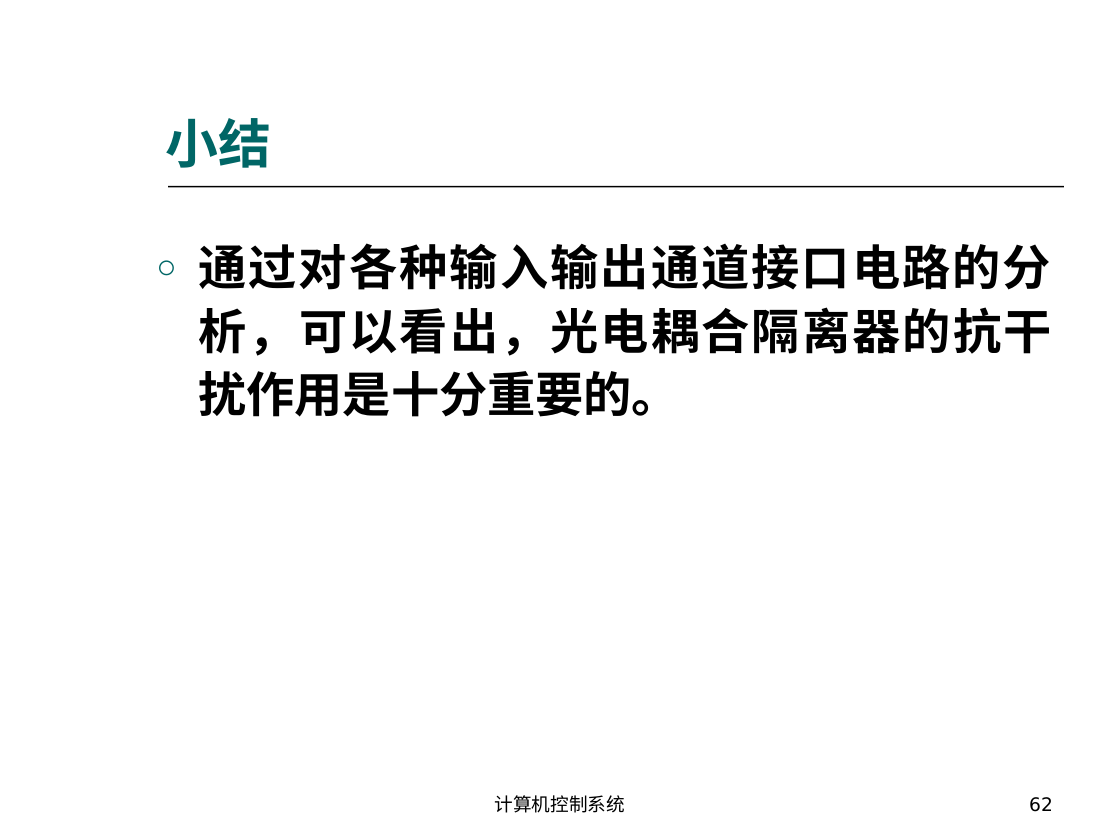
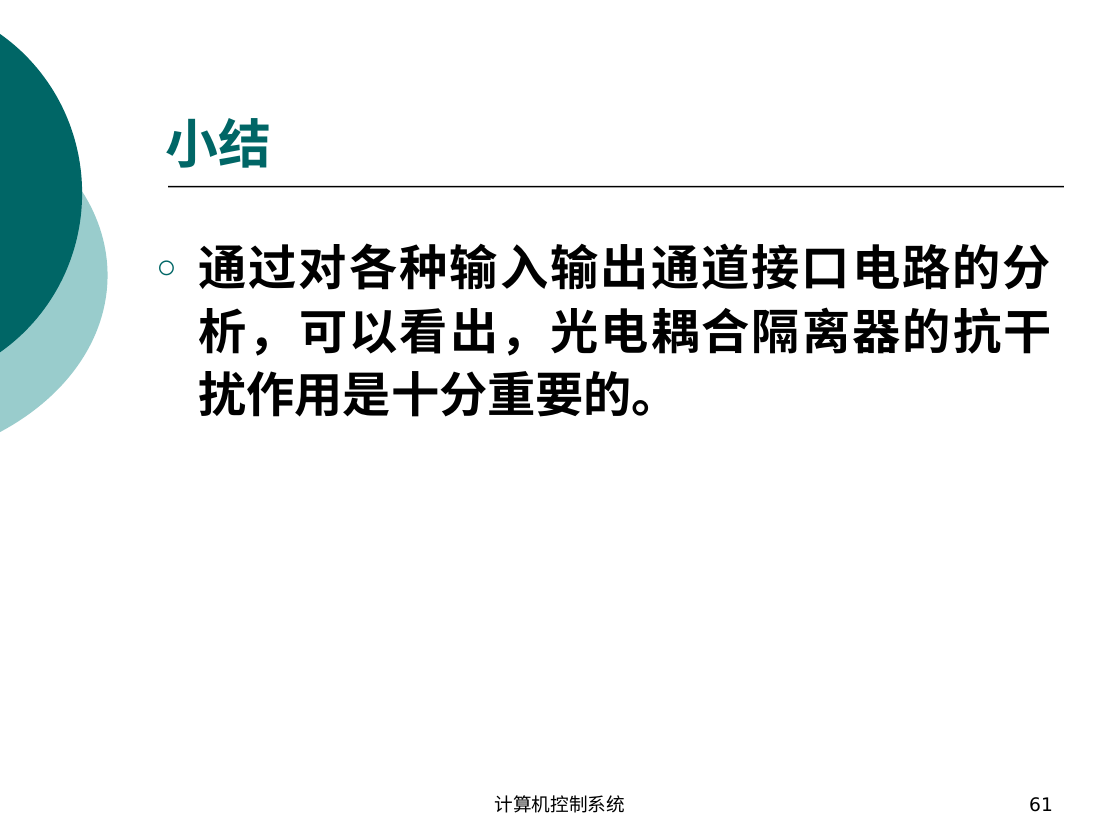
Before and after one commit to origin2007/computer_system, a slide deck: slide 61 of 03数字量输入输出.ppt (slide 62 before the commit). Drawn at 1120x840 pixels with LibreOffice and Linux fonts; fonts in the diff are those of the drawing. Boxes give left, top, right and bottom in pixels: in the first picture for what was removed or moved away, otherwise in the second. Text is boxed around its words. In the diff, an @@ line names an element or a change of style, - is before the commit and + after.

```diff
--- a/03数字量输入输出.ppt
+++ b/03数字量输入输出.ppt
@@ freeform shape at box(0, 0, 82, 386): outline redrawn @@
@@ freeform shape at box(0, 84, 108, 467): outline redrawn @@
@@ page number at box(1029, 797, 1053, 812): text changed @@
-62
+61
```
Also in this commit, not shown: 60 other slides changed, 1 slide removed, 4 other files.
